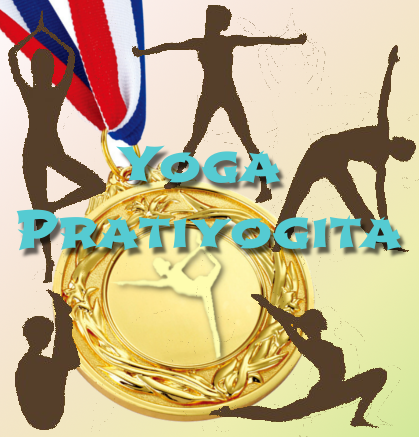
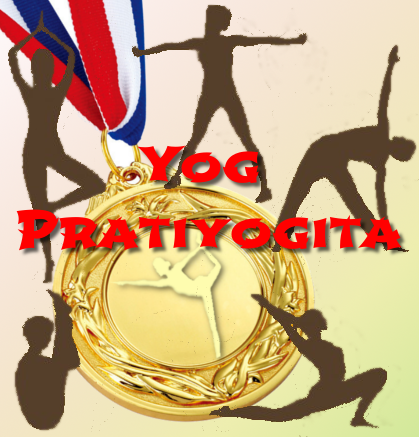
Layered file, before and after one edit (419x437). Changes by layer:
renamed "Yoga ..." to "Yog ...", painted on it over 16, 145, 402, 251
painted on "Drop Shadow" over 17, 146, 409, 260
painted on "Layer" over 7, 4, 419, 432
